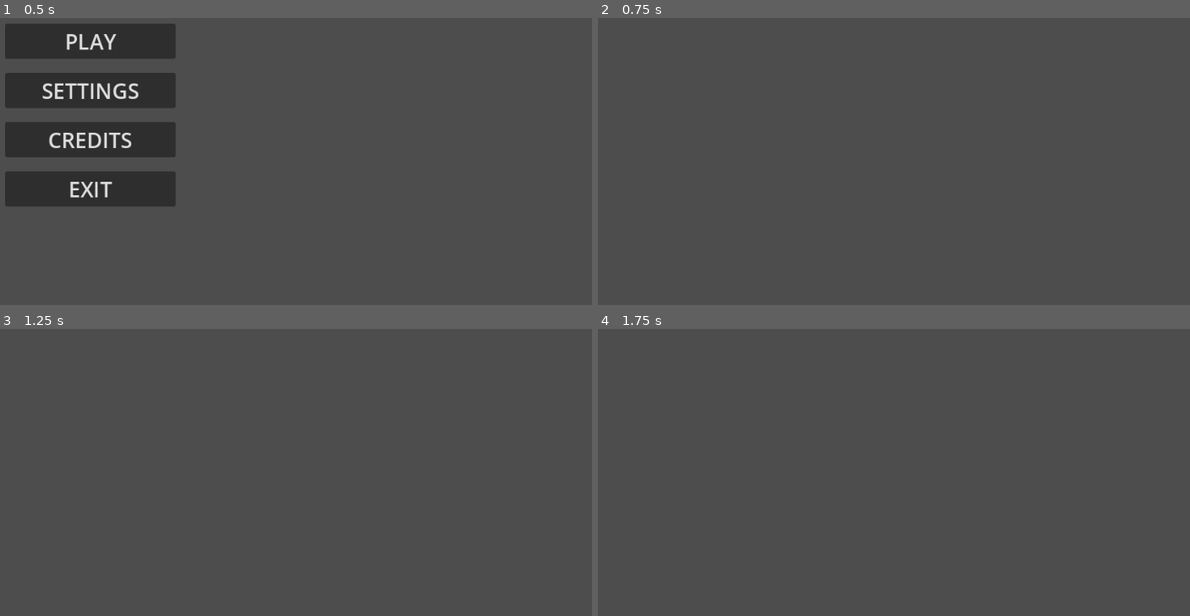
Above: before the commit, frames 1-4 (two rows, left to right).
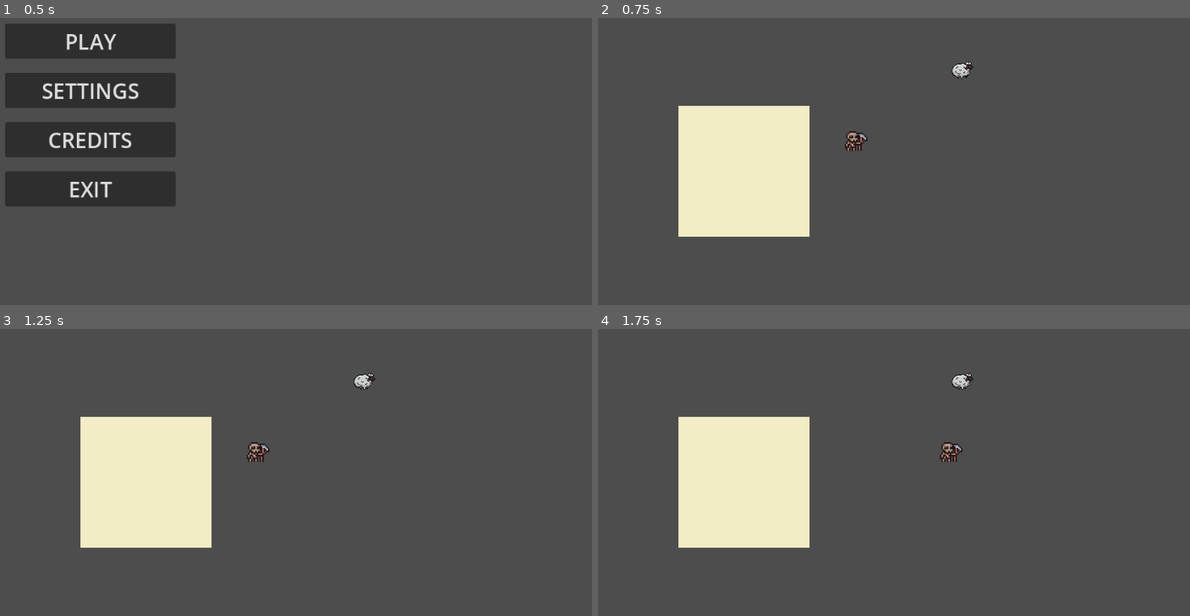
Above: after the commit, the same moments.

Repository: kinghos/GMTK-Game-Jam-2025
Game: Godot game, scene res://scenes/ui/title_screen.tscn
Two runs of this game, one before a commit and one after it. Both use one fixed random seed, a clock stepped at 60 frames per second and the inputs below.
Inputs (mouse positions are in pixels of both pictures, inside the frame that each line leads up to):
- Up to frame 1 (0.5 s): no input
- Up to frame 2 (0.75 s): click "PLAY" at 0.5 s
- Up to frame 3 (1.25 s): no input
- Up to frame 4 (1.75 s): tap Enter at 1.25 s; move the mouse to (1024, 406) at 1.27 s; hold Right (Right) from 1.28 s (still down); hold Space (Kick) from 1.28 s (still down); click (1024, 406) at 1.42 s

Frame 1 is identical in both runs. In frame 2, 10% of the frame differs, in the area x 13-64%, y 15-77%; in frame 3, 10%; in frame 4, 10%.

Commit message:
minor changes to my test scene

Diff:
--- a/scenes/test_scene.tscn
+++ b/scenes/test_scene.tscn
@@ -1,9 +1,12 @@
-[gd_scene load_steps=3 format=3 uid="uid://c461xpxwj25h2"]
+[gd_scene load_steps=6 format=3 uid="uid://c461xpxwj25h2"]
 
 [ext_resource type="Script" uid="uid://bniwyt5umo3i7" path="res://scenes/test_scene.gd" id="1_g7g4h"]
-[ext_resource type="PackedScene" path="res://scenes/ui/pause_menu.tscn" id="2_j8ivh"]
+[ext_resource type="PackedScene" uid="uid://c2d3oaak7o717" path="res://scenes/ui/pause_menu.tscn" id="2_j8ivh"]
+[ext_resource type="PackedScene" uid="uid://cqbyf3duimude" path="res://scenes/animals/sheep.tscn" id="3_7ddre"]
+[ext_resource type="PackedScene" uid="uid://cndmwkj47j0ww" path="res://scenes/Player.tscn" id="4_qjeyg"]
+[ext_resource type="PackedScene" uid="uid://di53xit540gqa" path="res://scenes/pen.tscn" id="5_qjeyg"]
 
-[node name="Node2D" type="Node2D"]
+[node name="TestScene" type="Node2D"]
 script = ExtResource("1_g7g4h")
 
 [node name="Line2D" type="Line2D" parent="."]
@@ -13,3 +16,12 @@
 
 [node name="PauseMenu" parent="." instance=ExtResource("2_j8ivh")]
 visible = false
+
+[node name="Sheep" parent="." instance=ExtResource("3_7ddre")]
+position = Vector2(606, 207)
+
+[node name="Player" parent="." instance=ExtResource("4_qjeyg")]
+position = Vector2(453, 307)
+
+[node name="Pen" parent="." instance=ExtResource("5_qjeyg")]
+position = Vector2(296, 350)
Not shown: 1 places in scenes/pen.tscn that only renumber resources
Not shown: 1 places in test_scene_player.tscn that only renumber resources
